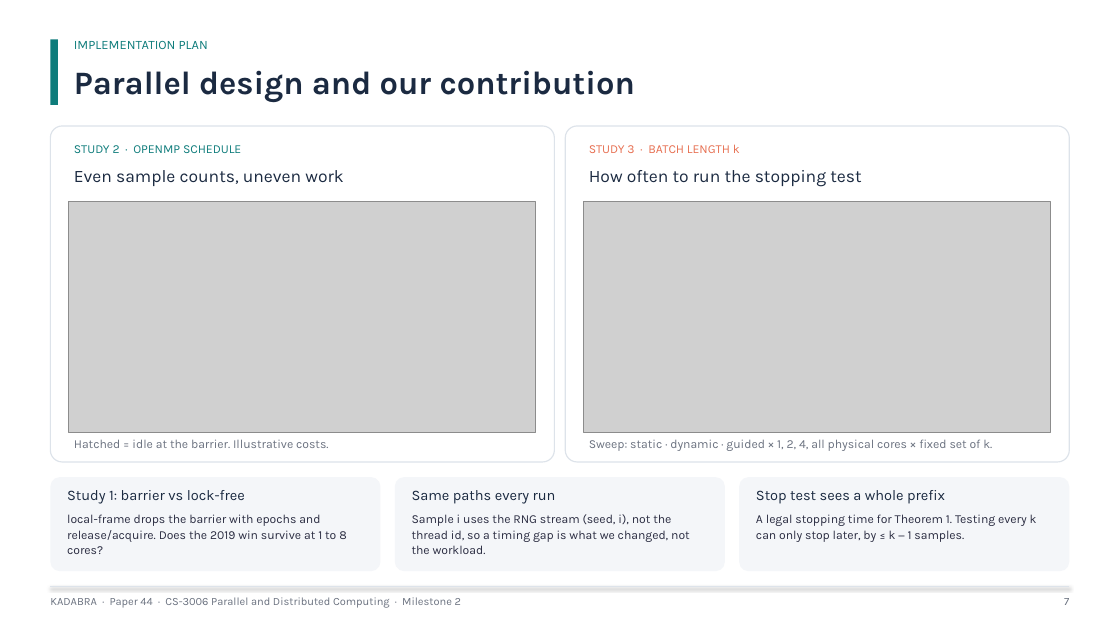
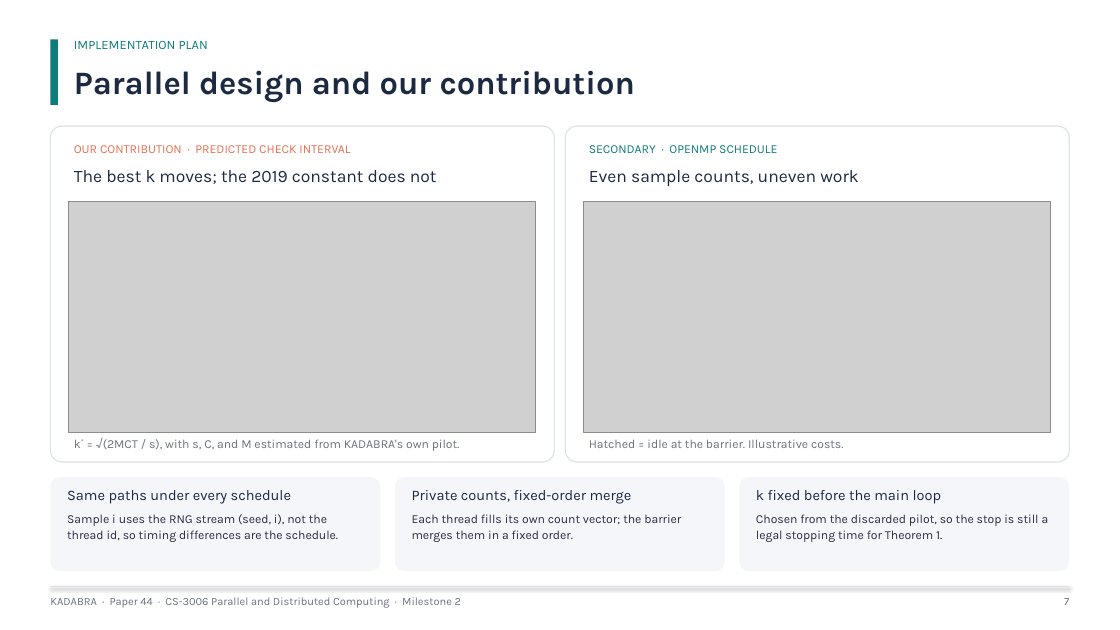
Before and after one commit to ibbi1020/pdc-kadabra-submission, a slide deck: slide 7 of slides/presentation.pptx. Drawn at 1120x630 pixels with LibreOffice and Linux fonts; fonts in the diff are those of the drawing; grey boxes stand for pictures. Boxes give left, top, right and bottom in pixels: in the first picture for what was removed or moved away, otherwise in the second. Text is boxed around its words. In the diff, an @@ line names an element or a change of style, - is before the commit and + after.

Commit message:
docs: predicted check-interval contribution + lock-free local-frame as planned pillar; sync proposal, slides, AGENTS

```diff
--- a/slides/presentation.pptx
+++ b/slides/presentation.pptx
@@ text at [74, 145, 350, 153]: text changed; text colour #0E7C7B to #E76F51 @@
-STUDY 2 · OPENMP SCHEDULE
+OUR CONTRIBUTION · PREDICTED CHECK INTERVAL
@@ text at [589, 145, 777, 153]: text changed; text colour #E76F51 to #0E7C7B @@
-STUDY 3 · BATCH LENGTH k
+SECONDARY · OPENMP SCHEDULE
@@ text at [74, 170, 437, 184]: text changed @@
-Even sample counts, uneven work
+The best k moves; the 2019 constant does not
@@ text at [589, 170, 858, 186]: text changed @@
-How often to run the stopping test
+Even sample counts, uneven work
@@ text at [74, 438, 460, 451]: text changed @@
-Hatched = idle at the barrier. Illustrative costs.
+k* = √(2MCT / s), with s, C, and M estimated from KADABRA's own pilot.
@@ text at [589, 439, 843, 448]: text changed @@
-Sweep: static · dynamic · guided × 1, 2, 4, all physical cores × fixed set of k.
+Hatched = idle at the barrier. Illustrative costs.
@@ text at [67, 490, 291, 504]: text changed @@
-Study 1: barrier vs lock-free
+Same paths under every schedule
@@ text at [412, 490, 632, 504]: text changed @@
-Same paths every run
+Private counts, fixed-order merge
@@ text at [756, 490, 941, 504]: text changed @@
-Stop test sees a whole prefix
+k fixed before the main loop
@@ text at [67, 514, 338, 542]: text changed @@
-local-frame drops the barrier with epochs and release/acquire. Does the 2019 win survive at 1 to 8 cores?
+Sample i uses the RNG stream (seed, i), not the thread id, so timing differences are the schedule.
@@ text at [412, 514, 681, 542]: text changed @@
-Sample i uses the RNG stream (seed, i), not the thread id, so a timing gap is what we changed, not the workload.
+Each thread fills its own count vector; the barrier merges them in a fixed order.
@@ text at [756, 514, 1049, 542]: text changed @@
-A legal stopping time for Theorem 1. Testing every k can only stop later, by ≤ k − 1 samples.
+Chosen from the discarded pilot, so the stop is still a legal stopping time for Theorem 1.
```
Also in this commit, not shown: 4 other slides changed, 7 other files.
